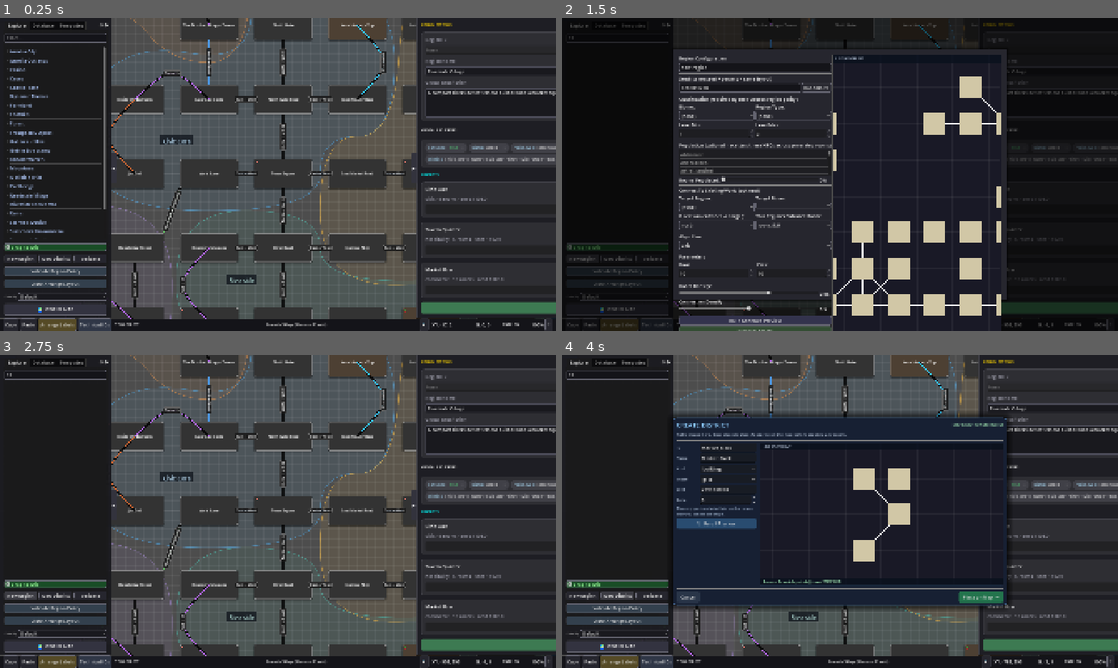
Above: before the commit, frames 1-4 (two rows, left to right).
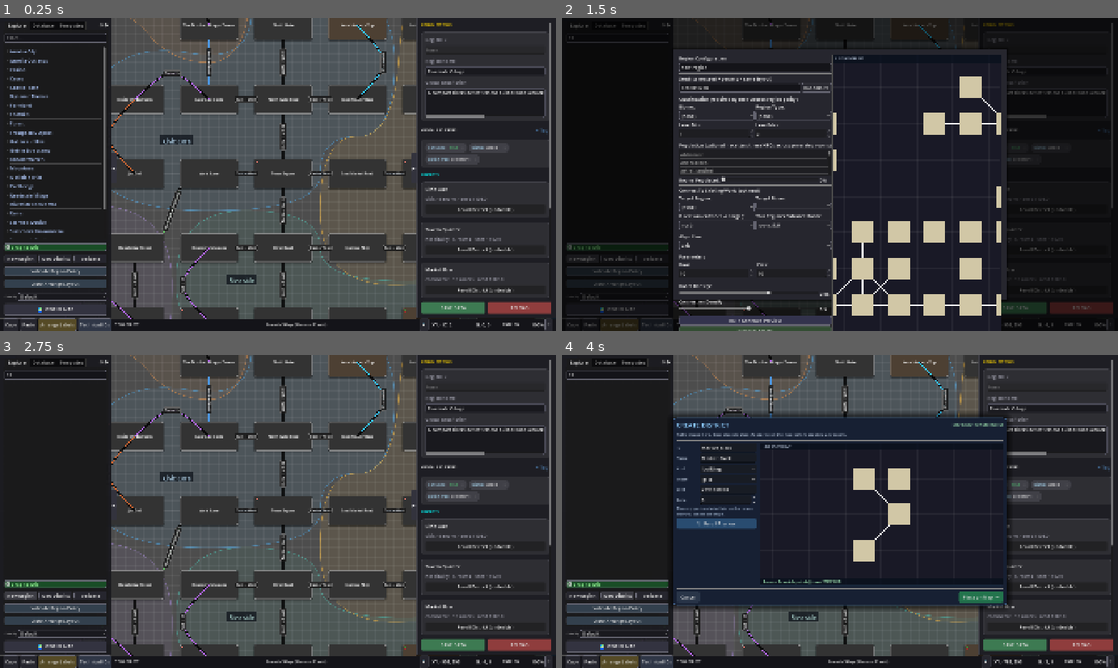
Above: after the commit, the same moments.

Repository: jbax-and-his-ai-pals/008-mud
Game: Godot game, scene res://scenes/Main.tscn
The game is run twice, just before and just after one commit, with the same random seed, the same clock (stepped at 60 frames per second) and the same inputs.
Inputs (mouse positions are in pixels of both pictures, inside the frame that each line leads up to):
- Up to frame 1 (0.25 s): no input
- Up to frame 2 (1.5 s): click (617, 36) at 0.52 s; type "12" at 0.6 s; click "New Region" at 1.25 s
- Up to frame 3 (2.75 s): click "New Region" at 2 s
- Up to frame 4 (4 s): click "New District" at 2.75 s; click "New District" at 3.5 s

The runs differ from the first frame. In frame 1, 1.6% of the frame differs, in the area x 76-100%, y 1-95%; in frame 2, 0.9%; in frame 3, 1.6%; in frame 4, 1.5%.

Commit message:
Stop GLOBAL PROPERTIES from rendering structured values as flat tags
Region.properties holds "districts" and "level_band" alongside genuine
flat tags like "safe_zone"/"biome" -- both are dictionaries with their own
dedicated section/editor elsewhere, but the generic tag loop rendered them
too, dumping the entire district tree into one LineEdit with no wrap and
no max width (expand_to_text_length sizes to fit all of it). On load that
pushed the whole right panel's content past the screen edge.

Now only scalar-valued properties (not Dictionary/Array) render as tags.
Verified against real town.json data: "districts" and "level_band" are
correctly skipped, leaving only the 3 legitimate tags, each well within
the panel's 480px width.

Co-Authored-By: Claude Sonnet 5 <noreply@anthropic.com>

Diff:
--- a/mud-world-editor/scripts/ui/inspectors/RegionInspector.gd
+++ b/mud-world-editor/scripts/ui/inspectors/RegionInspector.gd
@@ -194,12 +194,22 @@
 			popup_menu.add_item(k)
 	popup_menu.add_separator(); popup_menu.add_item("Custom...")
 
-	if cur_data.properties.is_empty():
+	# Structured properties (districts, level_band, ...) get their own
+	# dedicated section/editor elsewhere -- rendering one here as a flat tag
+	# would dump its entire nested contents into a single unbounded LineEdit,
+	# which has no wrap and no max width, blowing the panel out past the
+	# screen edge instead of just looking odd.
+	var scalar_keys: Array = []
+	for key in cur_data.properties:
+		var t = typeof(cur_data.properties[key])
+		if t != TYPE_DICTIONARY and t != TYPE_ARRAY: scalar_keys.append(key)
+
+	if scalar_keys.is_empty():
 		var l = Label.new(); l.text = "None."; l.modulate = Color(1,1,1,0.3); l.horizontal_alignment = HORIZONTAL_ALIGNMENT_CENTER
 		flow_container.add_child(l)
 		return
 
-	for key in cur_data.properties:
+	for key in scalar_keys:
 		flow_container.add_child(_create_prop_tag(key, cur_data.properties[key]))
 
 func _create_prop_tag(key, val) -> PanelContainer:
